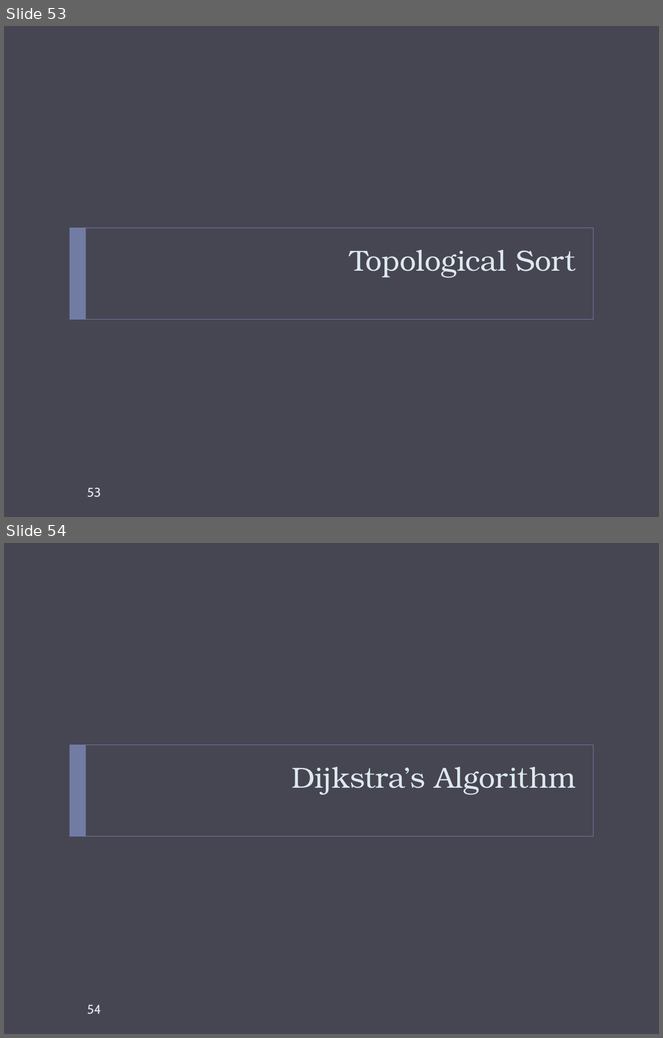
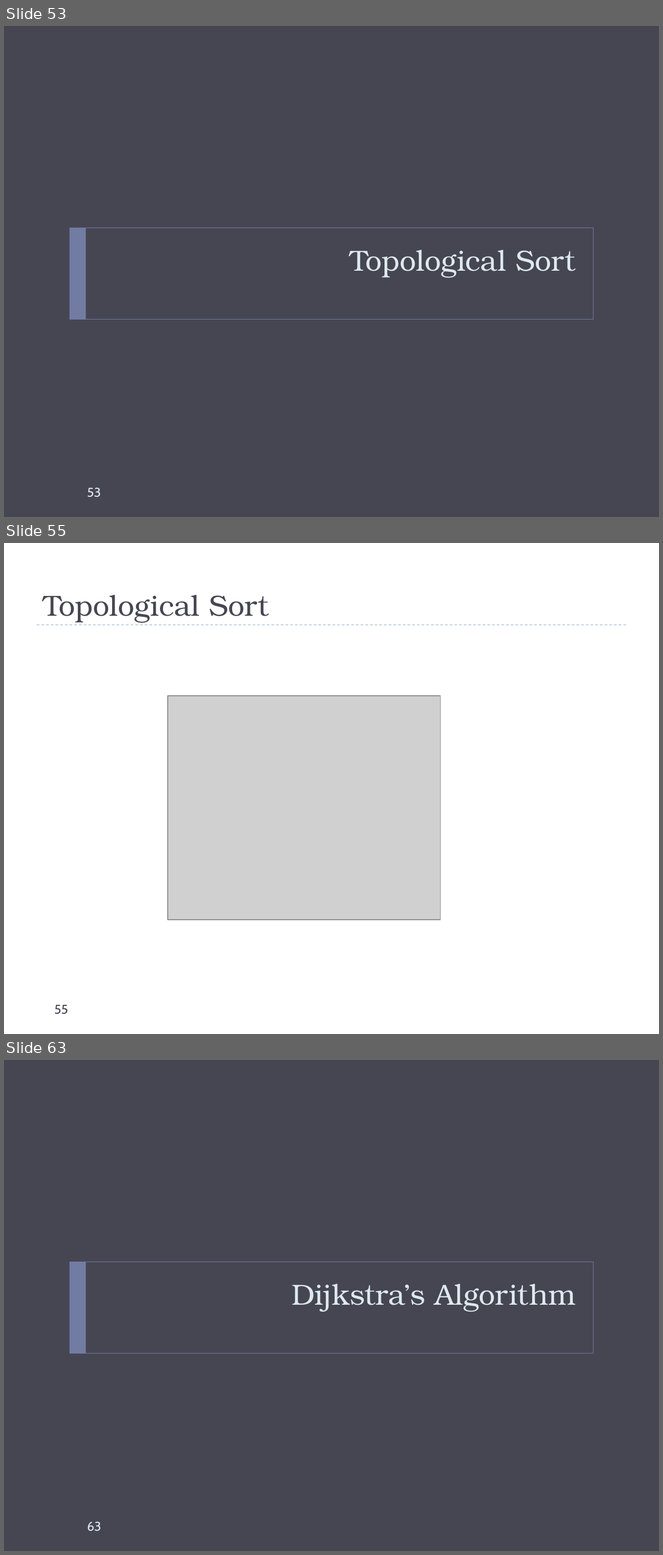
Before and after one commit to markfloryan/dsa2, a slide deck: slides/graphs-basic.pptx. Shown one above the other, each under a label of ours: slides 53 and 54 before the commit, slides 53, 55 and 63 after it; the slides between them are not shown. The pictures are 663x1038 and 663x1555 pixels, drawn with LibreOffice and Linux fonts; fonts in the diff are those of the drawing; grey boxes stand for pictures. Boxes give left, top, right and bottom in pixels: in the first picture for what was removed or moved away, otherwise in the second. Text is boxed around its words. In the diff, an @@ line names an element or a change of style, - is before the commit and + after.

```diff
--- a/slides/graphs-basic.pptx
+++ b/slides/graphs-basic.pptx
@@ slide 55 added at box(4, 543, 659, 1034), background #FFFFFF @@
@@ title added at box(43, 595, 269, 623), 32 pt, text #464653 @@
+Topological Sort
@@ line added from (37, 625) to (626, 625), #9FB8CD 0.75 pt dashed @@
@@ picture added at box(168, 696, 440, 919) @@
@@ page number added at box(54, 1005, 68, 1015), 14 pt, text #464653 @@
+55
@@ what was slide 54 is now slide 63 @@
@@ page number at box(87, 1522, 101, 1532): text changed @@
-54
+63
```
Also in this commit, not shown: 17 slides changed, 8 other slides added, 2 slides removed, 9 other files.
